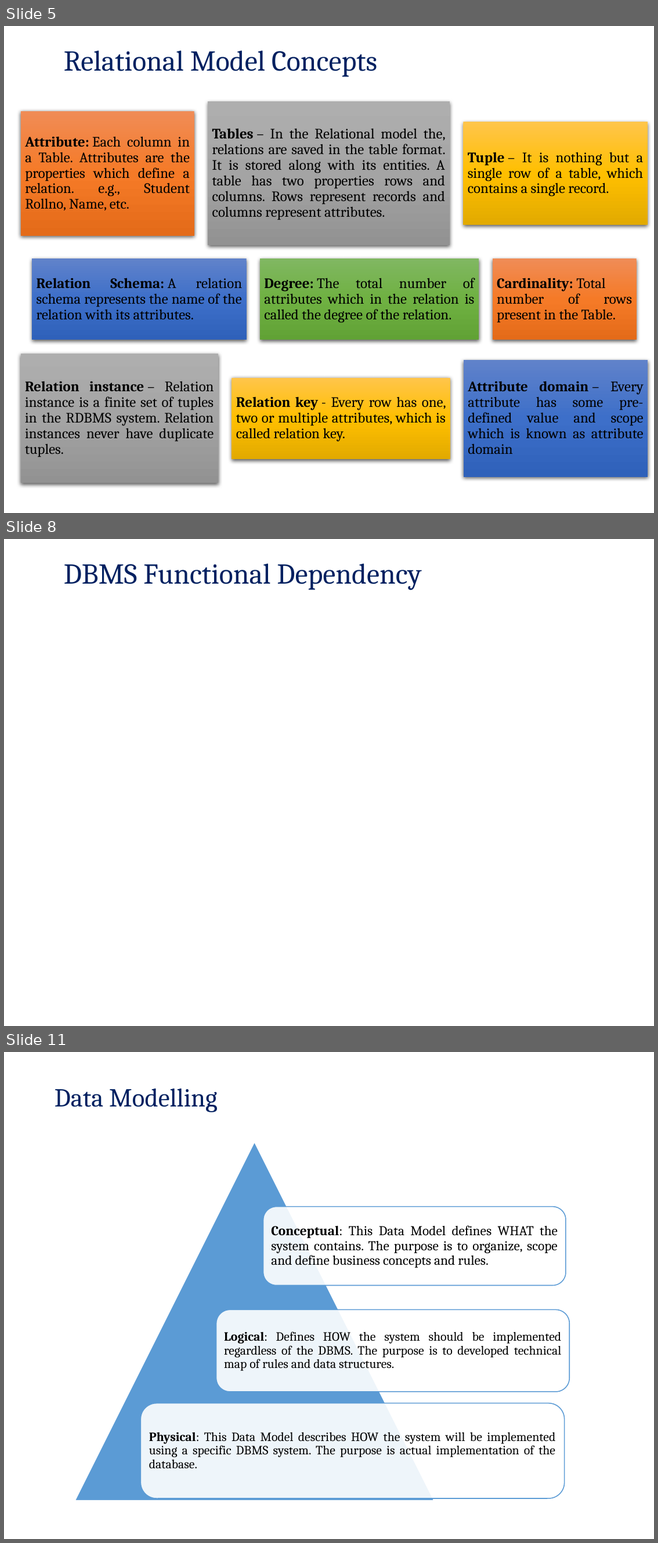
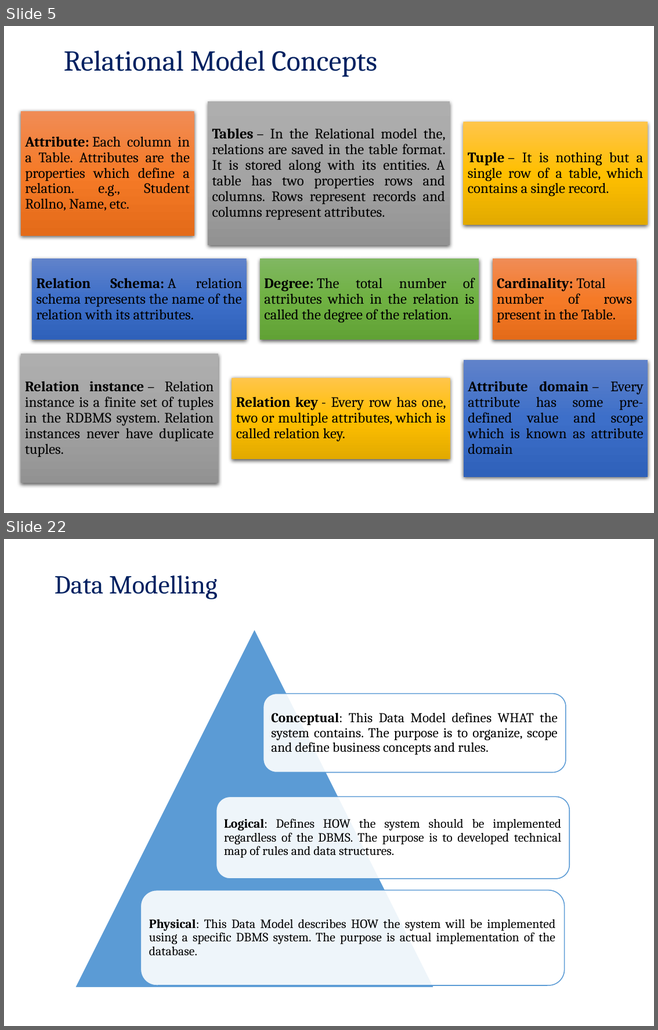
Before and after one commit to pankajfri/Training-Materials, a slide deck: Advanced Web Technologies/Database Concepts/Session2.pptx. Shown one above the other, each under a label of ours: slides 5, 8 and 11 before the commit, slides 5 and 22 after it; the slides between them are not shown. The pictures are 658x1543 and 658x1030 pixels, drawn with LibreOffice and Linux fonts; fonts in the diff are those of the drawing; background and template pictures are left out. Boxes give left, top, right and bottom in pixels: in the first picture for what was removed or moved away, otherwise in the second. Text is boxed around its words. In the diff, an @@ line names an element or a change of style, - is before the commit and + after.

Commit message:
dbms session 2

```diff
--- a/Advanced Web Technologies/Database Concepts/Session2.pptx
+++ b/Advanced Web Technologies/Database Concepts/Session2.pptx
@@ slide 8 removed at [4, 539, 654, 1026], background picture (left out) @@
@@ title removed at [64, 563, 421, 590] @@
-DBMS Functional Dependency
@@ what was slide 11 is now slide 22 @@
```
Also in this commit, not shown: 4 slides changed, 13 slides added, 1 other slide removed, 9 other files.
